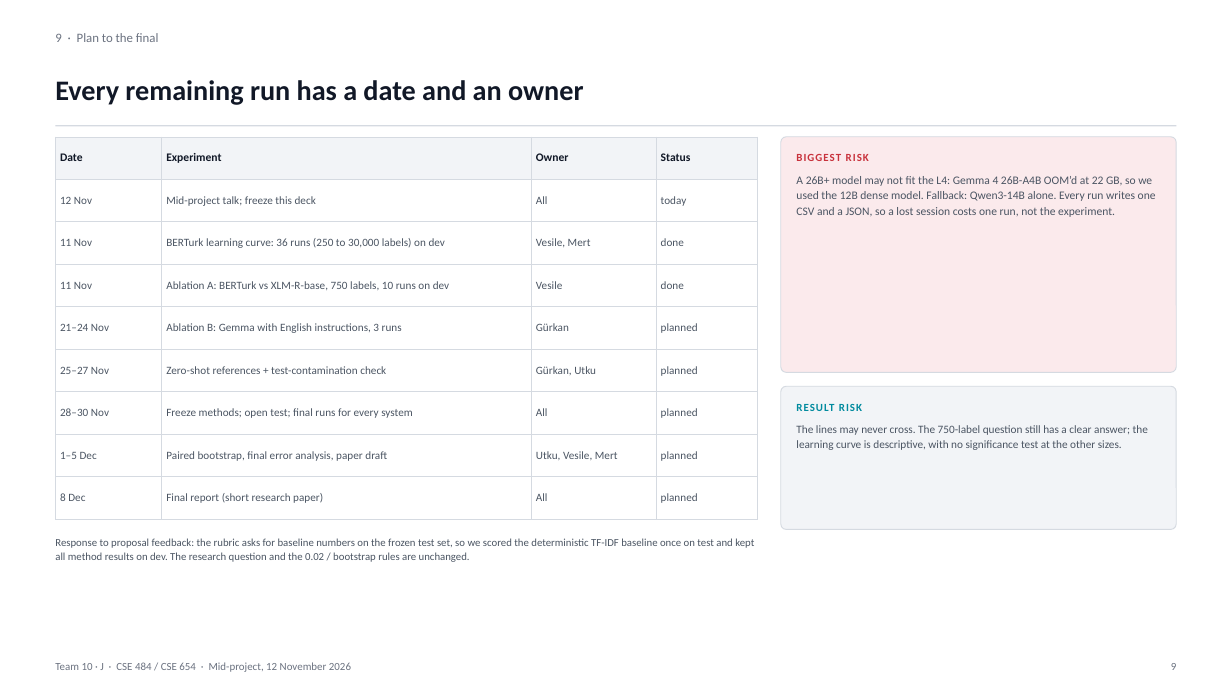
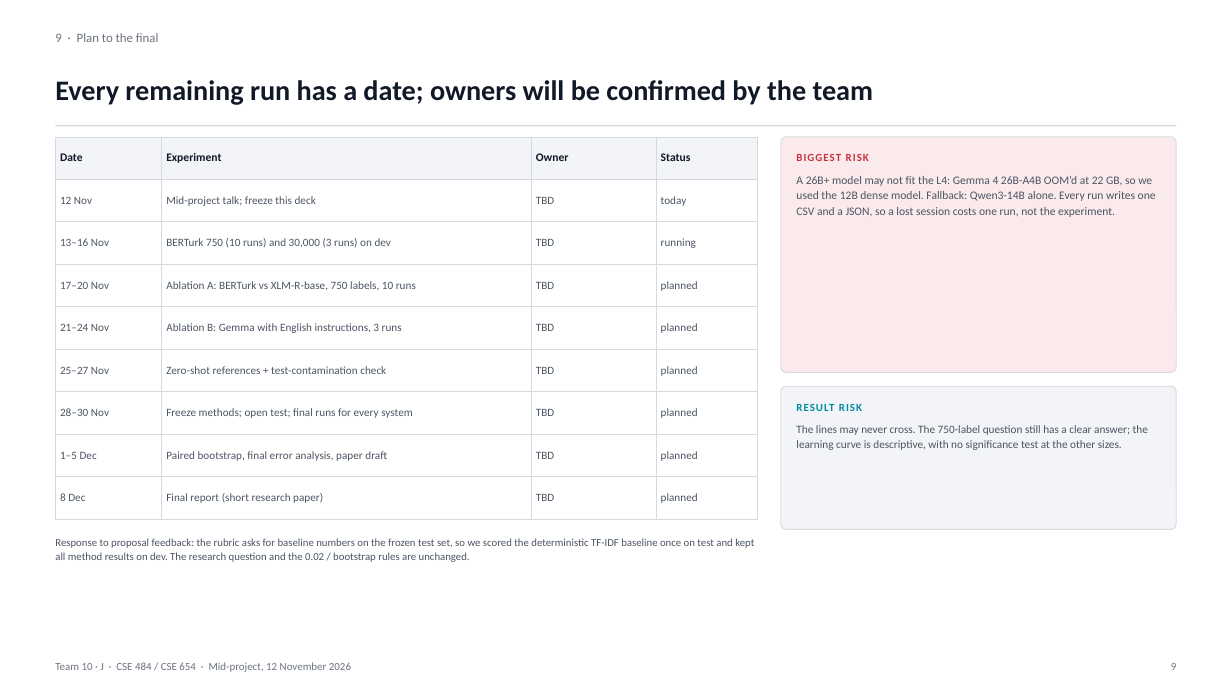
Before and after one commit to VesileHann/offenseval-tr-midproject, a slide deck: slide 9 of paper/Team10_MidProject.pptx. Drawn at 1232x693 pixels with LibreOffice and Linux fonts; fonts in the diff are those of the drawing. Boxes give left, top, right and bottom in pixels: in the first picture for what was removed or moved away, otherwise in the second. Text is boxed around its words. In the diff, an @@ line names an element or a change of style, - is before the commit and + after.

Commit message:
Revert "paper: add BERTurk results and owners to the mid-project deck"
This reverts commit d0111e65f37f4d2c0830d0dfc421bb6ef41ed2a7.

```diff
--- a/paper/Team10_MidProject.pptx
+++ b/paper/Team10_MidProject.pptx
@@ text at [55, 80, 873, 105]: text changed @@
-Every remaining run has a date and an owner
+Every remaining run has a date; owners will be confirmed by the team
@@ table at [55, 137, 758, 507] @@
-row 2, column 3: All
+row 2, column 3: TBD
-row 3: 11 Nov | BERTurk learning curve: 36 runs (250 to 30,000 labels) on dev | Vesile, Mert | done
+row 3: 13–16 Nov | BERTurk 750 (10 runs) and 30,000 (3 runs) on dev | TBD | running
-row 4: 11 Nov | Ablation A: BERTurk vs XLM-R-base, 750 labels, 10 runs on dev | Vesile | done
+row 4: 17–20 Nov | Ablation A: BERTurk vs XLM-R-base, 750 labels, 10 runs | TBD | planned
-row 5, column 3: Gürkan
+row 5, column 3: TBD
-row 6, column 3: Gürkan, Utku
+row 6, column 3: TBD
-row 7, column 3: All
+row 7, column 3: TBD
-row 8, column 3: Utku, Vesile, Mert
+row 8, column 3: TBD
-row 9, column 3: All
+row 9, column 3: TBD
```
Also in this commit, not shown: 9 other slides changed, 2 other files.
